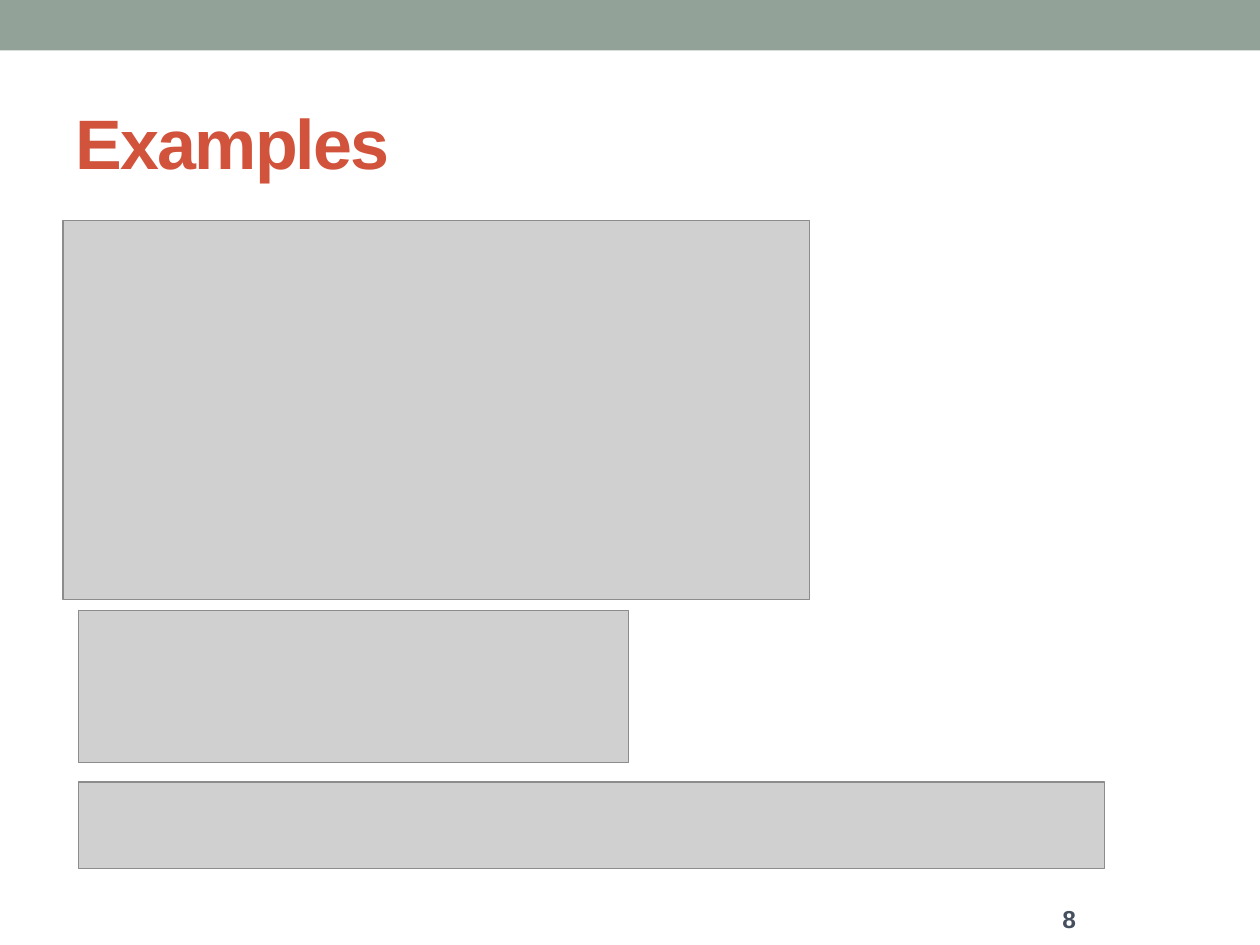
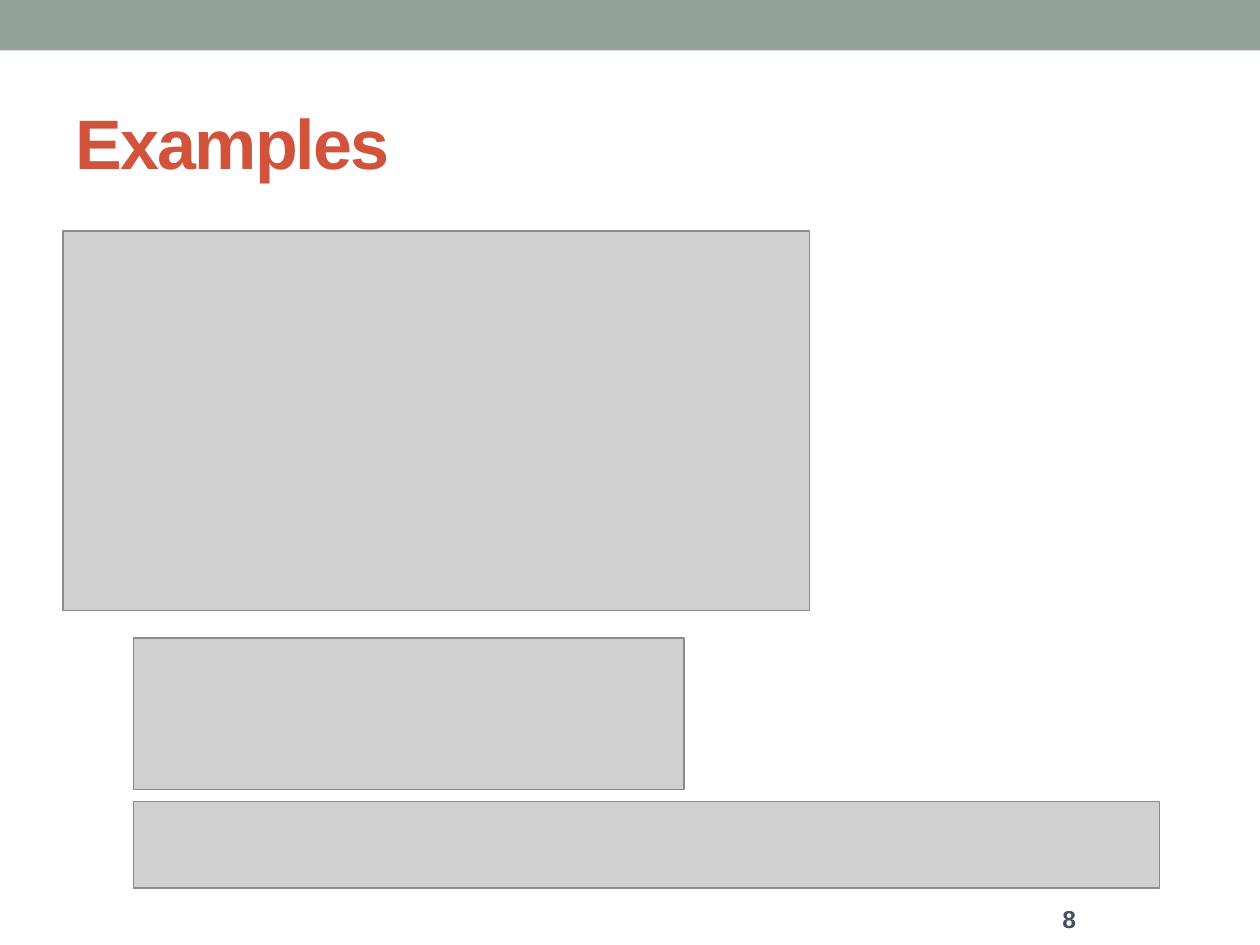
Before and after one commit to honggquan24/IOT, a slide deck: slide 8 of Slide/6. Database.pptx. Drawn at 1260x945 pixels with LibreOffice and Linux fonts; fonts in the diff are those of the drawing; grey boxes stand for pictures. Boxes give left, top, right and bottom in pixels: in the first picture for what was removed or moved away, otherwise in the second. Text is boxed around its words. In the diff, an @@ line names an element or a change of style, - is before the commit and + after.

```diff
--- a/Slide/6. Database.pptx
+++ b/Slide/6. Database.pptx
@@ picture: place and size @@
-picture at [63,220,810,600]
+picture at [63,231,810,610]
@@ picture: place and size @@
-picture at [78,610,629,762]
+picture at [134,638,684,790]
@@ picture: place and size @@
-picture at [78,782,1104,869]
+picture at [134,801,1159,888]
```
Also in this commit, not shown: 14 other slides changed, 3 other files.
